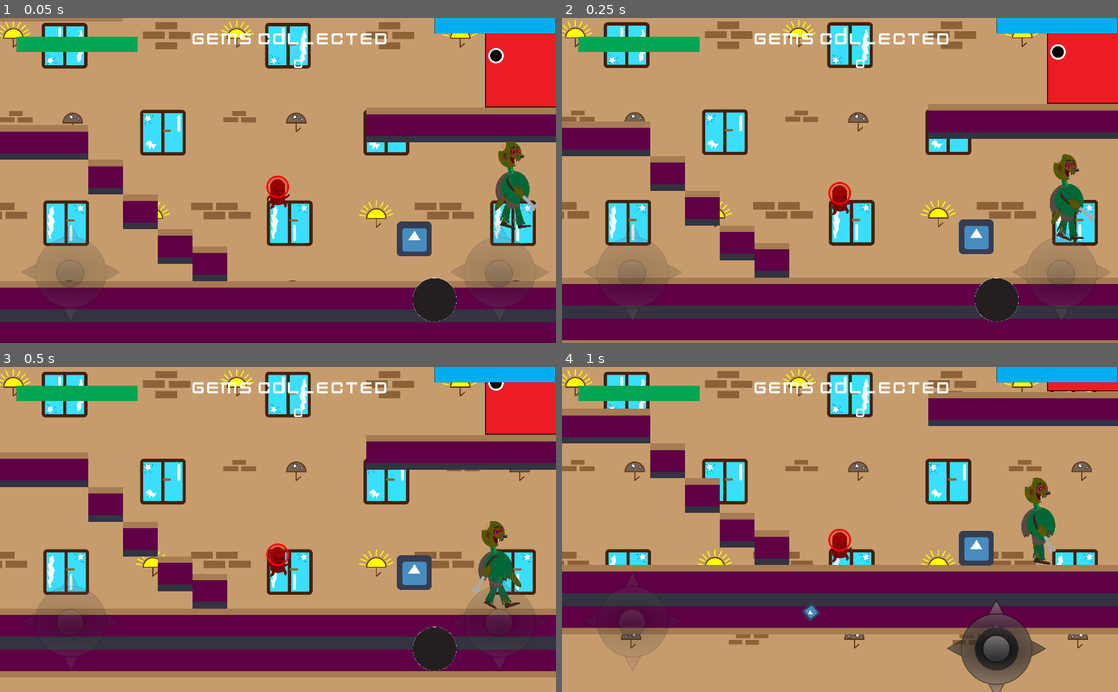
Above: before the commit, frames 1-4 (two rows, left to right).
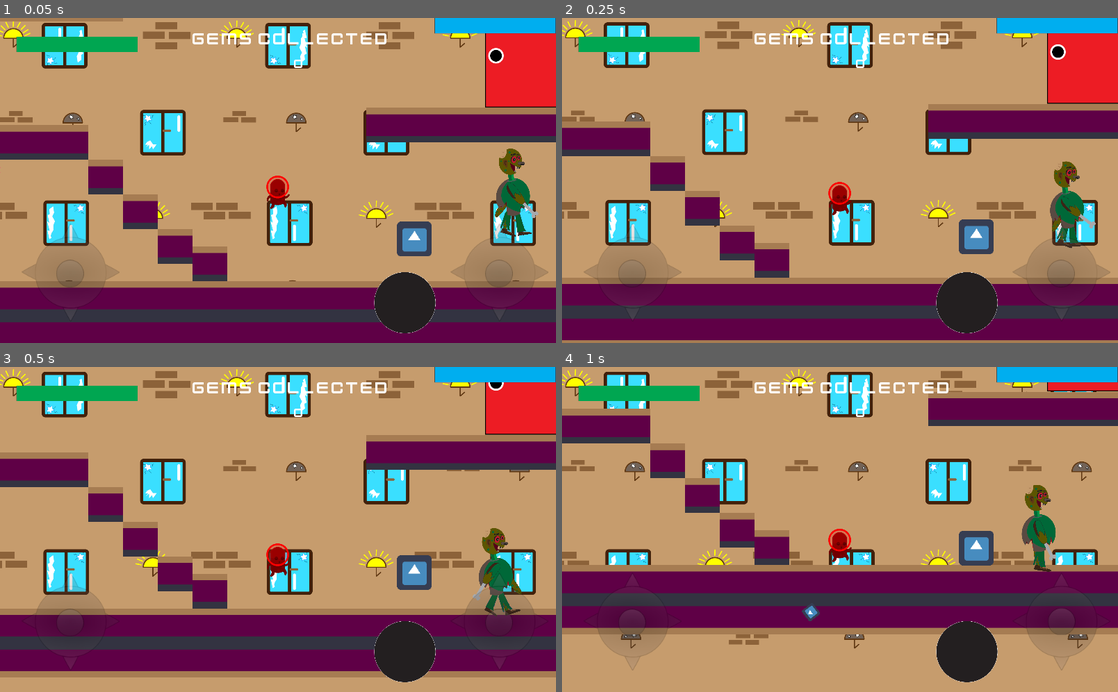
Above: after the commit, the same moments.

Repository: Tomisin127/Enigmatic-Games
Game: Godot game, scene res://scenes/level1.tscn
The game is run twice, just before and just after one commit, with the same random seed, the same clock (stepped at 60 frames per second) and the same inputs. The engine's default icon, where the game draws it, is replaced by a stand-in: a white triangle on a blue panel in a dark square.
Inputs (mouse positions are in pixels of both pictures, inside the frame that each line leads up to):
- Up to frame 1 (0.05 s): no input
- Up to frame 2 (0.25 s): no input
- Up to frame 3 (0.5 s): no input
- Up to frame 4 (1 s): click (995, 649) at 0.52 s

The runs differ from the first frame. In frame 1, 2.8% of the frame differs, in the area x 0-97%, y 38-98%; in frame 2, 2.7%; in frame 3, 2.8%; in frame 4, 4.5%, in the area x 67-97%, y 33-100%.

Commit message:
animated the gem sprites
now the player can drop gems upon death

Diff:
--- a/heights_of_glory/heights_of_glory/project.godot
+++ b/heights_of_glory/heights_of_glory/project.godot
@@ -60,3 +60,4 @@
 
 quality/driver/driver_name="GLES2"
 quality/driver/fallback_to_gles2=true
+vram_compression/import_etc=true
--- a/heights_of_glory/heights_of_glory/scenes/enemy.tscn
+++ b/heights_of_glory/heights_of_glory/scenes/enemy.tscn
@@ -35,8 +35,6 @@
 shape = SubResource( 1 )
 
 [node name="enemyBody_Part" parent="zombie" instance=ExtResource( 3 )]
-position = Vector2( -8.65289, 5.76855 )
-scale = Vector2( 0.25, 0.25 )
 
 [node name="physics_collision" type="CollisionShape2D" parent="."]
 position = Vector2( -6, 0 )
--- a/heights_of_glory/heights_of_glory/scenes/gems.tscn
+++ b/heights_of_glory/heights_of_glory/scenes/gems.tscn
@@ -1,7 +1,8 @@
-[gd_scene load_steps=5 format=2]
+[gd_scene load_steps=7 format=2]
 
 [ext_resource path="res://scripts/gems.gd" type="Script" id=1]
-[ext_resource path="res://icon.png" type="Texture" id=2]
+[ext_resource path="res://sprites/zombie num3/spike.png" type="Texture" id=2]
+[ext_resource path="res://sprites/zombie num3/gem.png" type="Texture" id=3]
 
 [sub_resource type="CircleShape2D" id=1]
 radius = 11.0375
@@ -9,28 +10,74 @@
 [sub_resource type="CircleShape2D" id=2]
 radius = 14.3336
 
+[sub_resource type="Animation" id=3]
+resource_name = "gem_anim"
+loop = true
+tracks/0/type = "value"
+tracks/0/path = NodePath("glow:modulate")
+tracks/0/interp = 1
+tracks/0/loop_wrap = true
+tracks/0/imported = false
+tracks/0/enabled = true
+tracks/0/keys = {
+"times": PoolRealArray( 0, 0.5 ),
+"transitions": PoolRealArray( 0.406126, 2.37841 ),
+"update": 0,
+"values": [ Color( 1, 1, 1, 0.709804 ), Color( 1, 1, 1, 0.333333 ) ]
+}
+
 [node name="gems" type="RigidBody2D" groups=[
 "gems",
 ]]
 gravity_scale = 9.81
+angular_velocity = 90.0
 applied_torque = 3.142
 script = ExtResource( 1 )
 
-[node name="Sprite" type="Sprite" parent="."]
+[node name="glow" type="Sprite" parent="."]
+modulate = Color( 1, 1, 1, 0.334227 )
+position = Vector2( 1, 0 )
 scale = Vector2( 0.4, 0.4 )
 texture = ExtResource( 2 )
 
+[node name="gem_sprite" type="Sprite" parent="."]
+position = Vector2( -3, 4 )
+scale = Vector2( 0.4, 0.4 )
+texture = ExtResource( 3 )
+
 [node name="collision" type="CollisionShape2D" parent="."]
+visible = false
 shape = SubResource( 1 )
 
 [node name="life_time" type="Timer" parent="."]
-wait_time = 5.0
+wait_time = 50.0
 autostart = true
 
 [node name="gem_area" type="Area2D" parent="."]
+editor/display_folded = true
 
 [node name="collision" type="CollisionShape2D" parent="gem_area"]
+visible = false
 shape = SubResource( 2 )
+
+[node name="gem_animation" type="AnimationPlayer" parent="."]
+autoplay = "gem_anim"
+anims/gem_anim = SubResource( 3 )
+
+[node name="gem_particles" type="CPUParticles2D" parent="."]
+show_behind_parent = true
+scale = Vector2( 1.3, 1.3 )
+emitting = false
+emission_shape = 1
+emission_sphere_radius = 5.0
+spread = 180.0
+gravity = Vector2( 0, 0 )
+angular_velocity = 49.66
+scale_amount = 3.0
+color = Color( 0.388235, 0.454902, 0.74902, 1 )
+
+[node name="effect" type="Tween" parent="."]
 
 [connection signal="timeout" from="life_time" to="." method="_on_life_time_timeout"]
 [connection signal="body_entered" from="gem_area" to="." method="_on_gem_area_body_entered"]
+[connection signal="tween_completed" from="effect" to="." method="_on_effect_tween_completed"]
--- a/heights_of_glory/heights_of_glory/scenes/hud.tscn
+++ b/heights_of_glory/heights_of_glory/scenes/hud.tscn
@@ -3,19 +3,19 @@
 [ext_resource path="res://scripts/hud.gd" type="Script" id=1]
 [ext_resource path="res://sprites/health_bar.png" type="Texture" id=2]
 [ext_resource path="res://sprites/mana_bar.png" type="Texture" id=3]
-[ext_resource path="res://sprites/HUD_sprites/attack.png" type="Texture" id=4]
-[ext_resource path="res://scenes/analog.tscn" type="PackedScene" id=5]
-[ext_resource path="res://scenes/shoot_joystick.tscn" type="PackedScene" id=6]
-[ext_resource path="res://fonts/KenVector Future.ttf" type="DynamicFontData" id=7]
+[ext_resource path="res://scenes/analog.tscn" type="PackedScene" id=4]
+[ext_resource path="res://scenes/shoot_joystick.tscn" type="PackedScene" id=5]
+[ext_resource path="res://fonts/KenVector Future.ttf" type="DynamicFontData" id=6]
+[ext_resource path="res://sprites/HUD_sprites/super_attack.png" type="Texture" id=7]
 
 [sub_resource type="DynamicFont" id=1]
 size = 32
 outline_color = Color( 0.698039, 0.168627, 0.168627, 1 )
-font_data = ExtResource( 7 )
+font_data = ExtResource( 6 )
 
 [sub_resource type="DynamicFont" id=2]
 size = 25
-font_data = ExtResource( 7 )
+font_data = ExtResource( 6 )
 
 [node name="hud" type="Node"]
 script = ExtResource( 1 )
@@ -43,25 +43,10 @@
 rect_scale = Vector2( 0.5, 0.25 )
 texture_progress = ExtResource( 3 )
 
-[node name="attack" type="TextureButton" parent="CanvasLayer/Control"]
-margin_left = 760.0
-margin_top = 480.0
-margin_right = 1084.0
-margin_bottom = 804.0
-rect_scale = Vector2( 0.25, 0.25 )
-texture_normal = ExtResource( 4 )
-
-[node name="super_attack" type="TextureButton" parent="CanvasLayer/Control"]
-margin_left = 848.559
-margin_top = 368.958
-margin_right = 1172.56
-margin_bottom = 692.958
-rect_scale = Vector2( 0.5, 0.5 )
-
-[node name="Analog" parent="CanvasLayer/Control" instance=ExtResource( 5 )]
+[node name="Analog" parent="CanvasLayer/Control" instance=ExtResource( 4 )]
 position = Vector2( 130, 470 )
 
-[node name="shoot_joystick" parent="CanvasLayer/Control" instance=ExtResource( 6 )]
+[node name="shoot_joystick" parent="CanvasLayer/Control" instance=ExtResource( 5 )]
 position = Vector2( 920, 470 )
 
 [node name="gems_text" type="Label" parent="CanvasLayer/Control"]
@@ -83,3 +68,14 @@
 text = "0
 "
 align = 1
+
+[node name="super_attack" type="TextureButton" parent="CanvasLayer/Control"]
+margin_left = 688.559
+margin_top = 468.958
+margin_right = 1012.56
+margin_bottom = 792.958
+rect_scale = Vector2( 0.35, 0.35 )
+disabled = true
+texture_normal = ExtResource( 7 )
+
+[connection signal="pressed" from="CanvasLayer/Control/super_attack" to="." method="_on_super_attack_pressed"]
--- a/heights_of_glory/heights_of_glory/scenes/level1.tscn
+++ b/heights_of_glory/heights_of_glory/scenes/level1.tscn
@@ -125,6 +125,8 @@
 
 [node name="gem_spawn_time" type="Timer" parent="."]
 
+[node name="gems_dropped_container" type="Node" parent="."]
+
 [connection signal="body_entered" from="door_area" to="." method="_on_door_area_body_entered"]
 [connection signal="body_entered" from="ladder_area" to="." method="_on_ladder_area_body_entered"]
 [connection signal="body_exited" from="ladder_area" to="." method="_on_ladder_area_body_exited"]
--- a/heights_of_glory/heights_of_glory/scenes/parts/enemyBody_Part.tscn
+++ b/heights_of_glory/heights_of_glory/scenes/parts/enemyBody_Part.tscn
@@ -305,6 +305,8 @@
 }
 
 [node name="enemyBody_Part" type="Node2D"]
+position = Vector2( -7.829, 18.954 )
+scale = Vector2( 0.25, 0.25 )
 
 [node name="base" type="Node2D" parent="."]
 
@@ -325,7 +327,6 @@
 [node name="head" type="Sprite" parent="base/body"]
 position = Vector2( -48.8643, -144.56 )
 rotation = -0.0456473
-scale = Vector2( 1, 1 )
 texture = ExtResource( 2 )
 offset = Vector2( 2.29608, -91.1031 )
 __meta__ = {
--- a/heights_of_glory/heights_of_glory/scenes/player.tscn
+++ b/heights_of_glory/heights_of_glory/scenes/player.tscn
@@ -29,6 +29,7 @@
 [node name="collision" type="CollisionShape2D" parent="."]
 position = Vector2( 0, 21 )
 shape = SubResource( 1 )
+one_way_collision = true
 
 [node name="camera" type="Camera2D" parent="."]
 current = true
@@ -59,6 +60,10 @@
 wait_time = 5.0
 autostart = true
 
+[node name="death_wait_time" type="Timer" parent="."]
+one_shot = true
+
 [connection signal="area_entered" from="player_area" to="." method="_on_player_area_area_entered"]
 [connection signal="body_entered" from="player_area" to="." method="_on_player_area_body_entered"]
 [connection signal="timeout" from="WaitAfterIdle" to="." method="_on_WaitAfterIdle_timeout"]
+[connection signal="timeout" from="death_wait_time" to="." method="_on_death_wait_time_timeout"]
--- a/heights_of_glory/heights_of_glory/scenes/player_bullet.tscn
+++ b/heights_of_glory/heights_of_glory/scenes/player_bullet.tscn
@@ -22,4 +22,5 @@
 one_shot = true
 autostart = true
 
+[connection signal="area_entered" from="." to="." method="_on_player_bullet_area_entered"]
 [connection signal="timeout" from="lifetimer" to="." method="_on_lifetimer_timeout"]
--- a/heights_of_glory/heights_of_glory/scripts/enemy.gd
+++ b/heights_of_glory/heights_of_glory/scripts/enemy.gd
@@ -277,6 +277,7 @@
 		print("kill enemy")
 		enemy_take_damage(global.player_damage_to_enemy)
 
+
 	pass # Replace with function body
 
 #enemy spawn gems upon enemy death
--- a/heights_of_glory/heights_of_glory/scripts/gems.gd
+++ b/heights_of_glory/heights_of_glory/scripts/gems.gd
@@ -2,9 +2,34 @@
 
 # Called when the node enters the scene tree for the first time.
 func _ready():
+	randomize()
 
+	#set a random angular velocity upon spawning
+	self.angular_velocity= rand_range(-10,10)
+
+	#print(get_parent().get_parent().name)
+
+	#gem effects
+	$effect.interpolate_property($gem_sprite, 'scale', $gem_sprite.scale,$gem_sprite.scale + Vector2(0.2,0.2),1,Tween.TRANS_SINE,Tween.EASE_OUT)
+	$effect.interpolate_property($gem_sprite, 'modulate', Color(1,1,1,1), Color(1,1,1,0),1,Tween.TRANS_SINE,Tween.EASE_OUT)
+	#$effect.interpolate_property($gem_sprite, 'rotation_degrees', $gem_sprite.rotation_degrees, 360,1,Tween.TRANS_SINE,Tween.EASE_OUT)
+	$effect.interpolate_property($glow, 'modulate', Color(1,1,1,1), Color(1,1,1,0),1,Tween.TRANS_SINE,Tween.EASE_OUT)
+
+	set_process(true)
 	pass # Replace with function body.
 
+func _process(delta):
+	#pass the life_time of the gem to the global script,// experimental but works :)
+	global.gem_life_time= $life_time.time_left
+
+	#if the gem is about to disappear play some animation
+	if is_about_to_disappear():
+		$gem_particles.emitting=true
+		$gem_particles.radial_accel =60
+		#start the tween if the gem is about to disappear
+		$effect.start()
+
+	pass
 
 func _on_life_time_timeout():
 	queue_free()
@@ -13,7 +38,21 @@
 #if the body that enters the gem is player
 #increase gem count
 func _on_gem_area_body_entered(body):
+
 	if body.is_in_group("player"):
 		global.collected_gems +=1
-		queue_free()
+		$effect.start()
+
+
 	pass # Replace with function body.
+
+	#life time of the gem is almost out
+func is_about_to_disappear():
+	if $life_time.time_left <2:
+		return true
+	pass
+
+#when tween is completed ,delete the gem
+func _on_effect_tween_completed(object, key):
+	queue_free()
+	pass # Replace with function body.
--- a/heights_of_glory/heights_of_glory/scripts/global.gd
+++ b/heights_of_glory/heights_of_glory/scripts/global.gd
@@ -9,8 +9,7 @@
 #first player
 var endurance : int = 300
 
-#player skills
-var magnum_skills:int = 0
+
 
 var enemy_damage_to_player: int =100
 
@@ -19,3 +18,7 @@
 var shoot_position
 
 var control_vec:Vector2
+
+var magnum_skills:int = 0
+
+var gem_life_time : float
--- a/heights_of_glory/heights_of_glory/scripts/hud.gd
+++ b/heights_of_glory/heights_of_glory/scripts/hud.gd
@@ -6,6 +6,9 @@
 
 # Called when the node enters the scene tree for the first time.
 func _ready():
+
+	#this signal will activate the magnum button when the abillity as charged
+	get_parent().get_node("player").connect("activate_magnum_skill",self, "activate_skill_button")
 	pass
 
 #change player health upon attack from enemy
@@ -13,3 +16,23 @@
 	$CanvasLayer/Control/player_health/health_tween.interpolate_property($CanvasLayer/Control/player_health,"value",$CanvasLayer/Control/player_health.value,health,0.5,Tween.TRANS_LINEAR,Tween.EASE_IN)
 	$CanvasLayer/Control/player_health/health_tween.start()
 	#print("change in health",health)
+
+
+
+func activate_skill_button(boolean):
+	if boolean == true:
+		print("skill button is activated")
+		global.magnum_skills = 0
+		$CanvasLayer/Control/super_attack.disabled=false
+		$CanvasLayer/Control/super_attack.pressed=true
+
+
+	elif boolean ==false:
+		#print("deactivate skill")
+		$CanvasLayer/Control/super_attack.disabled = true
+		$CanvasLayer/Control/super_attack.pressed=false
+	pass
+
+func _on_super_attack_pressed():
+	print("SKILL is pressed")
+	pass # Replace with function body.
--- a/heights_of_glory/heights_of_glory/scripts/level1.gd
+++ b/heights_of_glory/heights_of_glory/scripts/level1.gd
@@ -14,7 +14,6 @@
 
 func _ready():
 
-
 	_on_gem_spawn_time_timeout()
 
 	#setting the target to player
@@ -25,13 +24,15 @@
 	$hud/CanvasLayer/Control/Analog.connect("dir_changed",$player,"joystick_motion")
 	set_process(true)
 
+	#when the player dies, drop the collected gems
+	get_node("player").connect("drop_gems",self, "drop_collected_gems")
+
 
 	pass
 
 func _process(delta):
 	#set the collected gems on the screen
 	$hud/CanvasLayer/Control/gems_collected.text=str(global.collected_gems)
-
 
 	pass
 
@@ -44,7 +45,6 @@
 		#instance the amount of gems that was passed in the amount variable
 		var gem = gems.instance()
 		gem_container.add_child(gem)
-
 		#set the spawn position of the gems to a random spot
 		var position_to_spawn = Vector2()
 
@@ -59,7 +59,23 @@
 		$gem_spawn_time.start()
 		print($gem_spawn_time.time_left)
 
+
 	pass
+
+func drop_collected_gems(amount):
+
+	randomize()
+
+	for i in range(amount):
+		#instance the amount of gems that was passed in the amount variable
+		var gem = gems.instance()
+
+		$gems_dropped_container.add_child(gem)
+
+		#drop collected gems at the position where player died
+		gem.position = $player.position
+	pass
+
 
 #revive the player to a initial position after the player dies
 func revive(pos : Vector2= Vector2(0,100)):
--- a/heights_of_glory/heights_of_glory/scripts/player.gd
+++ b/heights_of_glory/heights_of_glory/scripts/player.gd
@@ -1,6 +1,10 @@
 extends KinematicBody2D
 
+signal activate_magnum_skill
+
 signal revive
+
+signal drop_gems
 
 class_name player
 
@@ -31,6 +35,7 @@
 var mana_regen : int = 100
 var player_health_regen : int= 2
 
+
 # signal works best with health changes using global is overkill and will cause problem later
 signal sg_health_change
 signal sg_player_dead
@@ -197,11 +202,16 @@
 
 
 	#using the magnum skill
-	if is_able_to_use_magmum_skills():
-		global.magmum_skills = 0
+	if is_able_to_use_magnum_skills():
+		global.magnum_skills = 0
 		#skill animation here and damage here
-		emit_signal("damage_enemy")
-		#player_bullet_script.start()
+
+		#activate the skill button
+		emit_signal("activate_magnum_skill", true)
+
+	elif not is_able_to_use_magnum_skills():
+		emit_signal("activate_magnum_skill",false)
+
 
 	#this is use to delay and regenerate mana, see the function below
 	mana_delay_and_regenerate(delta)
@@ -310,11 +320,11 @@
 
 
 #magmum skill is the super ability of the player
-func is_able_to_use_magmum_skills() -> bool:
+func is_able_to_use_magnum_skills() -> bool:
 	"""
 	Returns true if the battler can perform an action
 	"""
-	return global.magnum_skills == 500
+	return global.magnum_skills == 100
 
 
 
@@ -323,7 +333,6 @@
 
 #this is the function that takes
 func take_damage(hit:int):
-	#player_health-=50
 	#Lazy
 	#clamp set a limit for the value
 	player_health = clamp((player_health - hit),0,100)
@@ -356,8 +365,15 @@
 func die(is_dead):
 	#player died
 	if is_dead==true:
+
+		#upon dying, spawn the collected gems
+		emit_signal("drop_gems",global.collected_gems)
+
+		global.collected_gems =0
+
 		#a dead man cant be walking around, downside is that no gravity is also applied to the body
 		set_physics_process(false)
+
 		#plays death animation
 		#use yield to hold the method
 		emit_signal("sg_player_dead",position)
@@ -366,13 +382,11 @@
 		$player_area.monitorable=false
 		$player_area.monitoring=false
 
+		$death_wait_time.wait_time =3
+		$death_wait_time.start()
+
 	$collision.disabled=true
 
-	#is the player as died but still have this revive signal, then it should revive the player
-	if is_dead or get_signal_list().has("revive"):
-		print("i am in here, can another")
-		set_physics_process(true)
-		emit_signal("revive")
 
 	pass
 
@@ -444,3 +458,10 @@
 	self.position = revive_pos
 
 	pass
+
+#waiting after death time as timed out, then the player can now revive
+func _on_death_wait_time_timeout():
+	print("i am in here, can another")
+	set_physics_process(true)
+	emit_signal("revive")
+	pass # Replace with function body.
--- a/heights_of_glory/heights_of_glory/scripts/player_bullet.gd
+++ b/heights_of_glory/heights_of_glory/scripts/player_bullet.gd
@@ -33,7 +33,8 @@
 		rotation = (rotation +PI *2 *delta)
 
 	#when the player is looking left, shoot in that direction
-	elif player.get_node("sprite").flip_h==true:
+	elif player.get_node("sprite").flip_h==true and player:
+
 			#bullet movement
 		position = (position-velocity *delta)
 		rotation = (rotation +PI *2 *delta)
@@ -42,3 +43,12 @@
 func _on_lifetimer_timeout():
 	queue_free()
 	pass # Replace with function body.
+
+
+func _on_player_bullet_area_entered(area):
+	if area.is_in_group("enemy"):
+		print("player bullet is colliding with the enemy")
+		global.magnum_skills += 10
+		print(global.magnum_skills)
+
+	pass # Replace with function body.
--- a/heights_of_glory/heights_of_glory/scripts/shoot_joystick.gd
+++ b/heights_of_glory/heights_of_glory/scripts/shoot_joystick.gd
@@ -163,7 +163,7 @@
 
 
 	if type == "big_circle":
-		if (pos.x > 720 && pos.x <909 && pos.y > 335 && pos.y < 535):
+		if (pos.x > 1720 && pos.x <909 && pos.y > 335 && pos.y < 535):
 			return true
 		else:
 			return false
Not shown, changed: heights_of_glory/heights_of_glory/export_presets.cfg
Not shown, added: heights_of_glory/heights_of_glory/needkey.keystore
